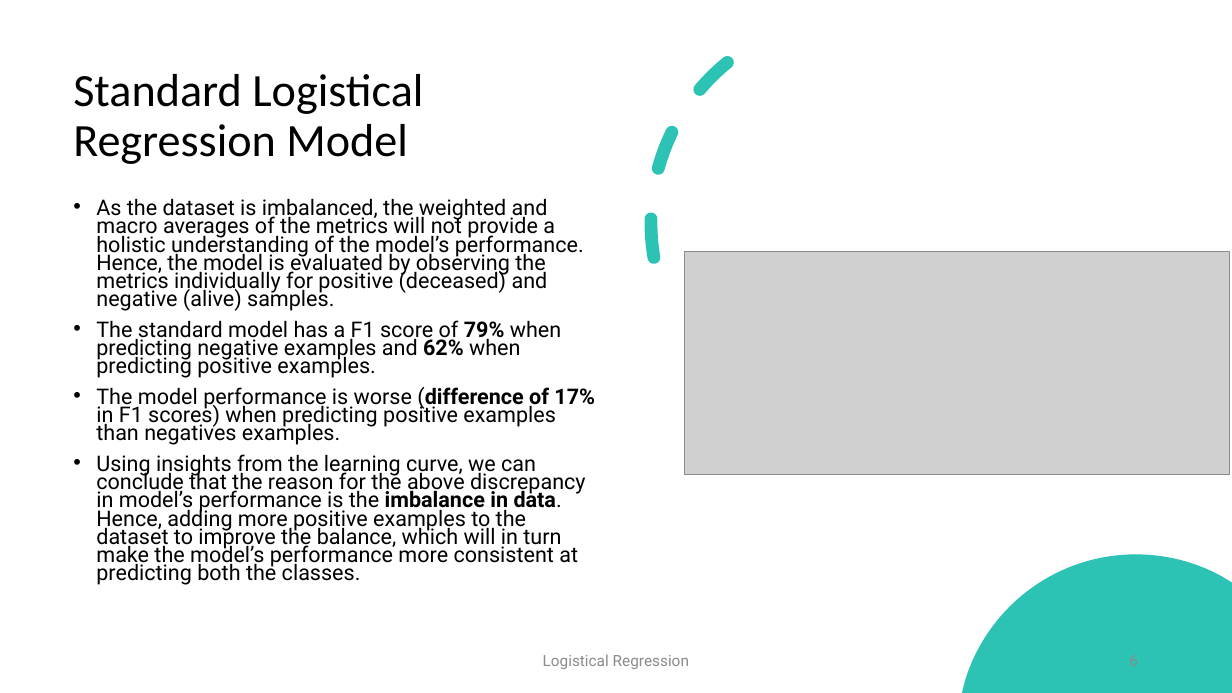
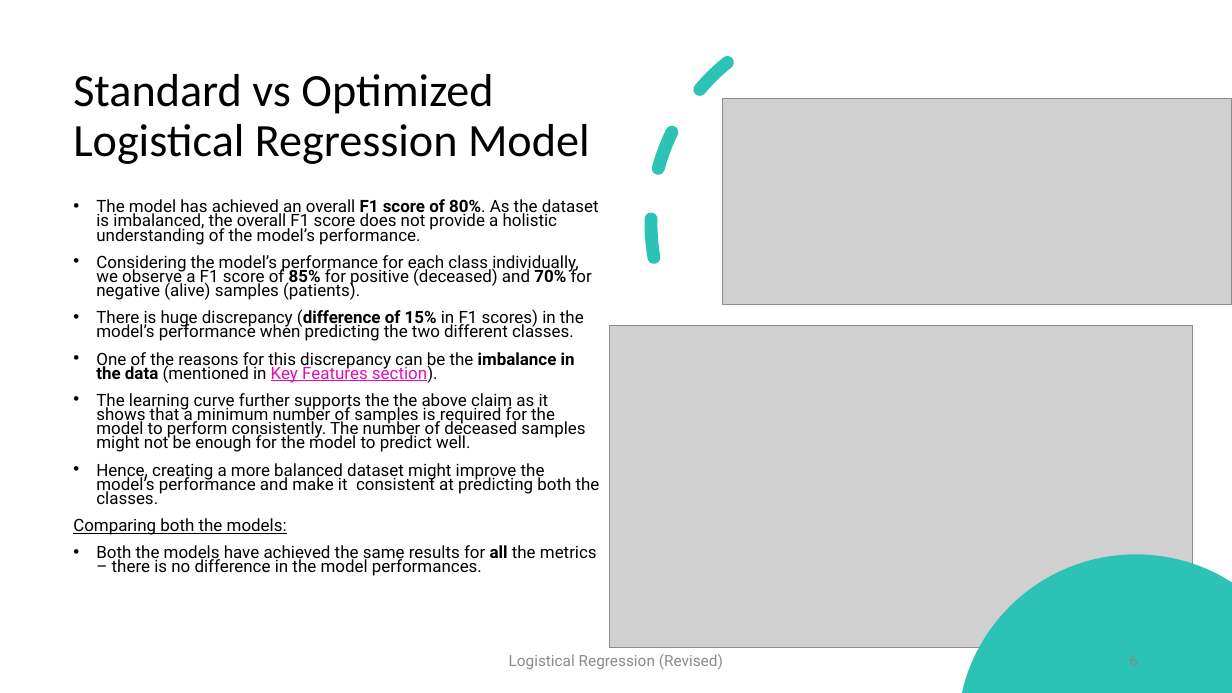
Before and after one commit to radroid/ml-algorithms-assignments, a slide deck: slide 6 of logistical_regression/Logistical Regression - Assignment 2.pptx. Drawn at 1232x693 pixels with LibreOffice and Linux fonts; fonts in the diff are those of the drawing; grey boxes stand for pictures. Boxes give left, top, right and bottom in pixels: in the first picture for what was removed or moved away, otherwise in the second. Text is boxed around its words. In the diff, an @@ line names an element or a change of style, - is before the commit and + after.

Commit message:
Update Logistical Regression - Assignment 2.pptx
Update presentation with new results

```diff
--- a/logistical_regression/Logistical Regression - Assignment 2.pptx
+++ b/logistical_regression/Logistical Regression - Assignment 2.pptx
@@ title at [73,74,590,164]: text changed @@
-Standard Logistical Regression Model
+Standard vs Optimized Logistical Regression Model
@@ picture added at [723,98,1232,305] @@
@@ text at [73,199,600,576]: text changed; size 16.8 to 13.2 pt @@
-• As the dataset is imbalanced, the weighted and macro averages of the metrics will not provide a holistic understanding of the model’s performance. Hence, the model is evaluated by observing the metrics individually for positive (deceased) and negative (alive) samples.
-• The standard model has a F1 score of 79% when predicting negative examples and 62% when predicting positive examples.
-• The model performance is worse (difference of 17% in F1 scores) when predicting positive examples than negatives examples.
-• Using insights from the learning curve, we can conclude that the reason for the above discrepancy in model’s performance is the imbalance in data. Hence, adding more positive examples to the dataset to improve the balance, which will in turn make the model’s performance more consistent at predicting both the classes.
+• The model has achieved an overall F1 score of 80%. As the dataset is imbalanced, the overall F1 score does not provide a holistic understanding of the model’s performance.
+• Considering the model’s performance for each class individually, we observe a F1 score of 85% for positive (deceased) and 70% for negative (alive) samples (patients).
+• There is huge discrepancy (difference of 15% in F1 scores) in the model’s performance when predicting the two different classes.
+• One of the reasons for this discrepancy can be the imbalance in the data (mentioned in Key Features section).
+• The learning curve further supports the the above claim as it shows that a minimum number of samples is required for the model to perform consistently. The number of deceased samples might not be enough for the model to predict well.
+• Hence, creating a more balanced dataset might improve the model’s performance and make it consistent at predicting both the classes.
+Comparing both the models:
+• Both the models have achieved the same results for all the metrics – there is no difference in the model performances.
@@ picture removed at [685,251,1230,475] @@
@@ picture added at [610,325,1194,648] @@
@@ text at [509,654,723,669]: text changed @@
-Logistical Regression
+Logistical Regression (Revised)
```
Also in this commit, not shown: 7 other slides changed, 1 slide removed.
